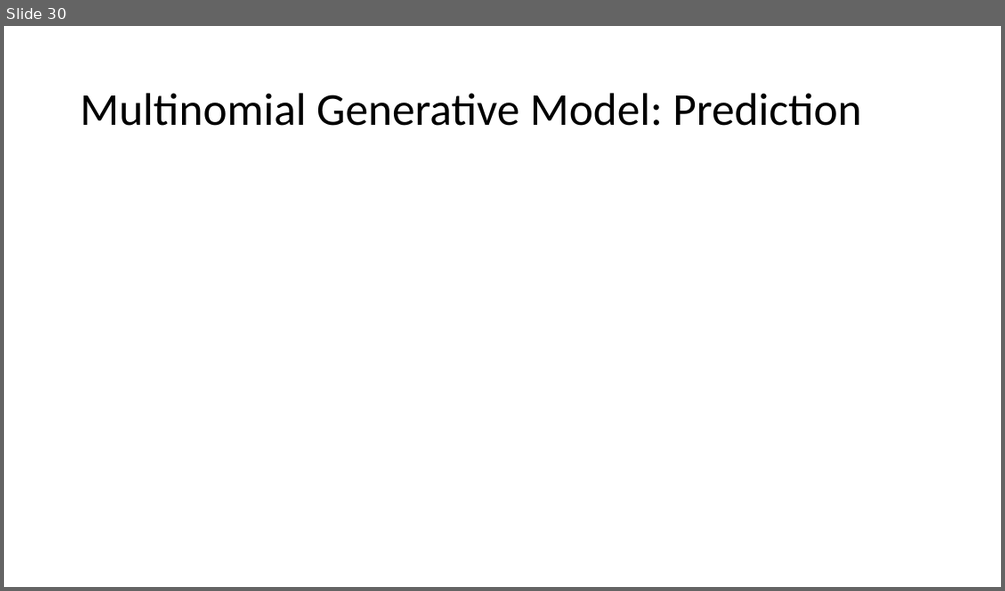
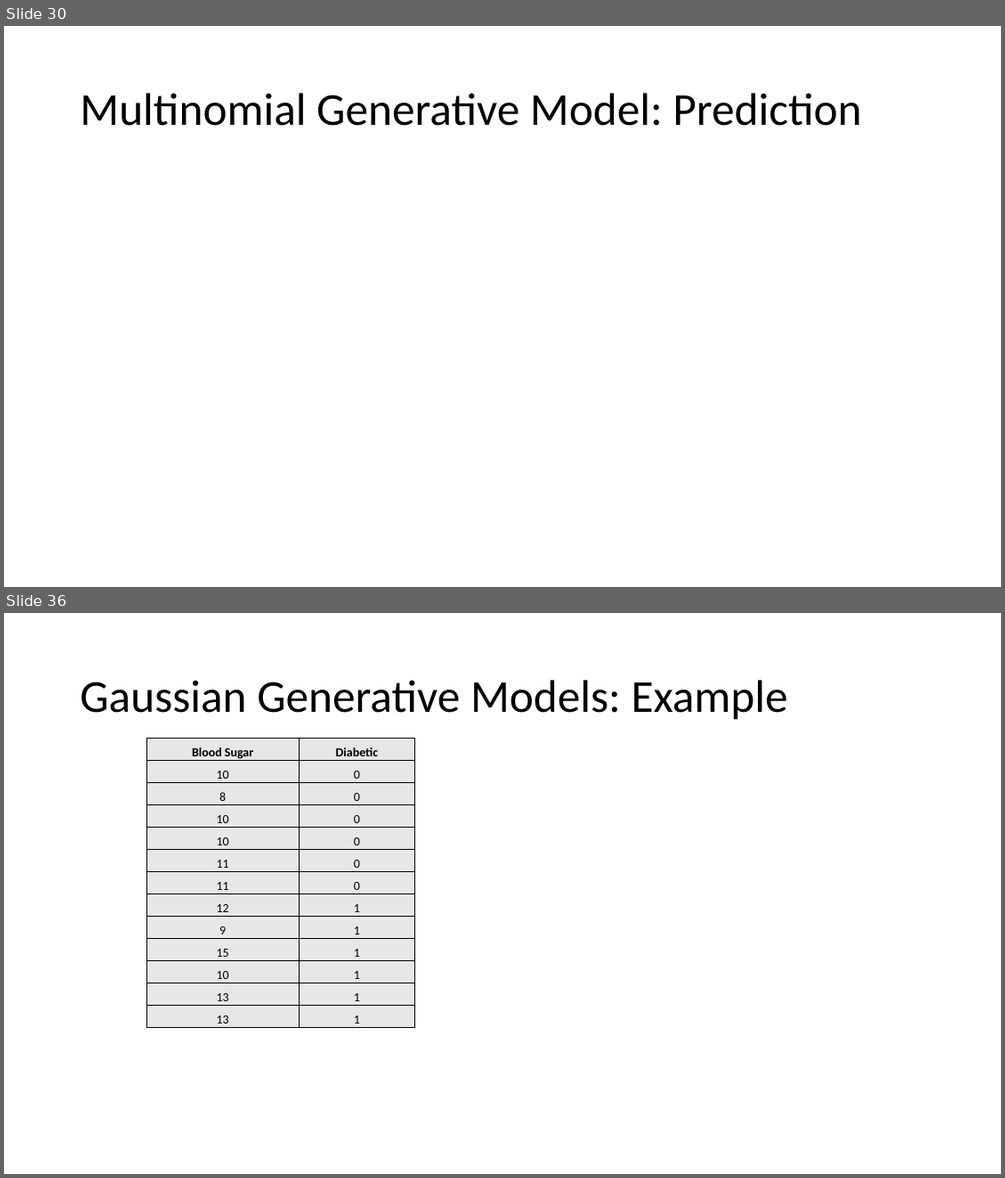
Before and after one commit to Gunnvant/idma_pt, a slide deck: ML_Unit4/decks/Generative Models.pptx. Shown one above the other, each under a label of ours: slide 30 before the commit, slides 30 and 36 after it; the slides between them are not shown. The pictures are 1005x591 and 1005x1178 pixels, drawn with LibreOffice and Linux fonts; fonts in the diff are those of the drawing; grey boxes stand for pictures. Boxes give left, top, right and bottom in pixels: in the first picture for what was removed or moved away, otherwise in the second. Text is boxed around its words. In the diff, an @@ line names an element or a change of style, - is before the commit and + after.

```diff
--- a/ML_Unit4/decks/Generative Models.pptx
+++ b/ML_Unit4/decks/Generative Models.pptx
@@ slide 36 added at (4, 613, 1001, 1174), background #FFFFFF @@
@@ title added at (80, 680, 788, 720), 44 pt, text #000000 @@
+Gaussian Generative Models: Example
@@ table added at (146, 738, 415, 1027), 13 rows, 2 columns @@
+Blood Sugar | Diabetic
+10 | 0
+8 | 0
+10 | 0
+10 | 0
+11 | 0
+11 | 0
+12 | 1
+9 | 1
+15 | 1
+10 | 1
+13 | 1
+13 | 1
```
Also in this commit, not shown: 2 slides changed, 17 other slides added, 6 other files.
